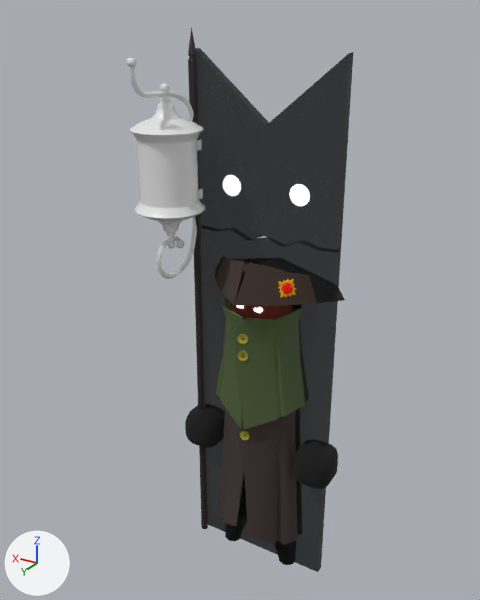
An edit to the FBX model Assets/Models/Lamplighter.fbx, drawn before and after from the same camera.
Rendered twice from a 50 mm camera at (-1.49, 2.72, 2.95) aimed at (0.09, 0.08, 1.63). Lighting does not change. The marker at lower left points along +X, +Y and +Z. Where no turn or scale is listed for an object, it has been applied to the vertices.

Names of what the first picture shows: 'Body Mesh', 'Hands', 'Hat', 'Head', 'Lamppole', 'Lower', 'Overcoat', 'ShadowEyes', 'Undercoat', 'Upper', 'Wall lantern'.
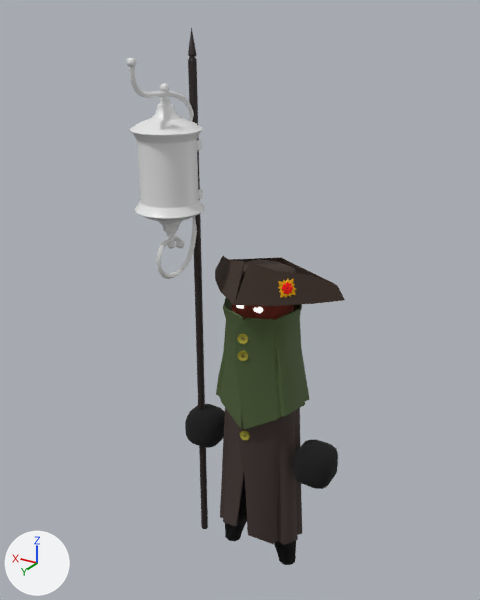
The change, as JSON lines over the scene's bpy script:
```json
{"op": "remove", "block": "ob_upper", "code": ["ob_upper = bpy.data.objects.new('Upper', me_plane_004)", "ob_upper.location = (0.0, 0.0, 0.0)"]}
{"op": "remove", "block": "ob_shadoweyes", "code": ["ob_shadoweyes = bpy.data.objects.new('ShadowEyes', me_cylinder_001)", "ob_shadoweyes.location = (-0.183, 0.001, 2.184)"]}
{"op": "remove", "block": "ob_lower", "code": ["ob_lower = bpy.data.objects.new('Lower', me_plane_005)", "ob_lower.location = (0.0, 0.0, 0.0)"]}
```

Changed parts and their boxes [x1, y1, x2, y2] in the pictures (480 x 600 px):
```json
{"object": "Upper", "change": "deleted", "before": [195, 48, 353, 252], "on screen": "black"}
{"object": "Lower", "change": "deleted", "before": [201, 228, 341, 572], "on screen": "black"}
{"object": "ShadowEyes", "change": "deleted", "before": [223, 175, 310, 207]}
```
